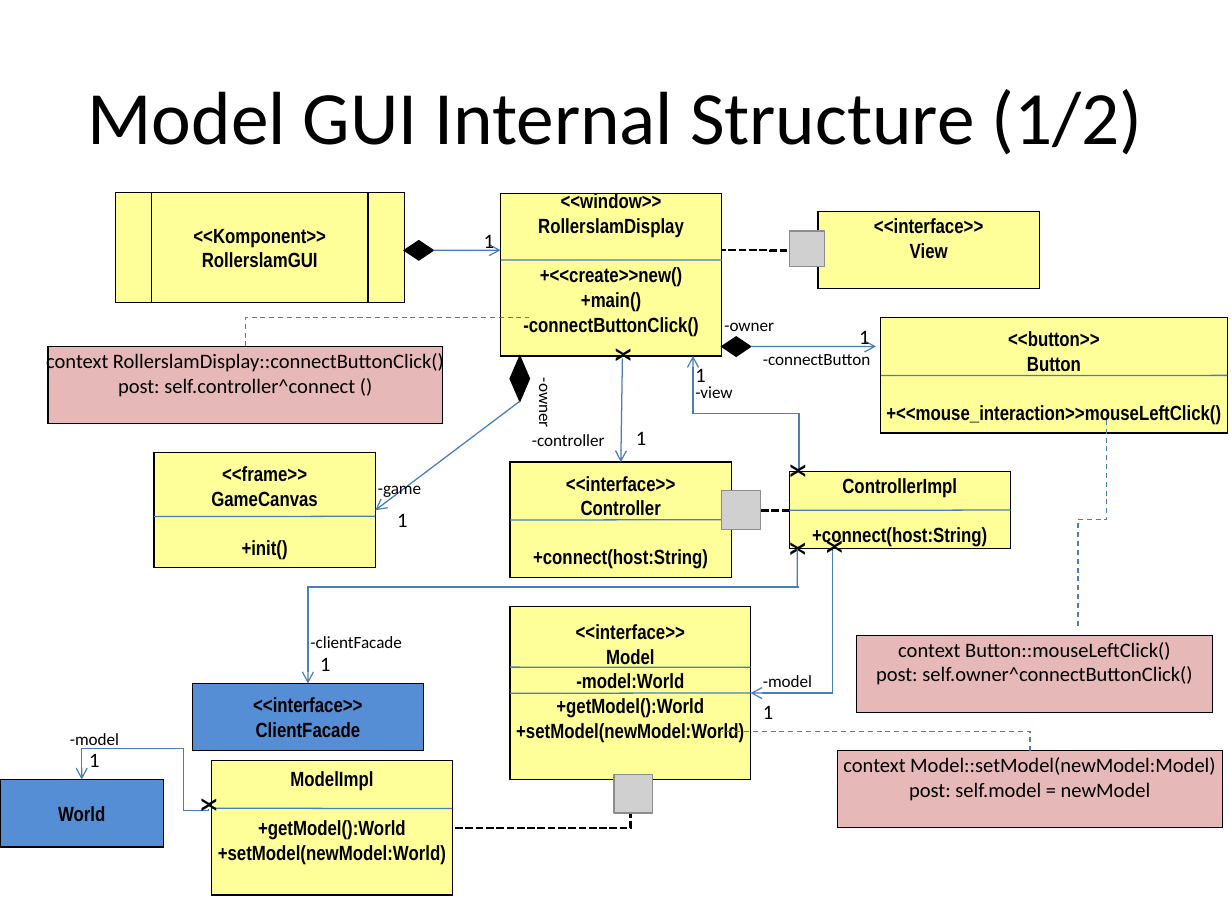
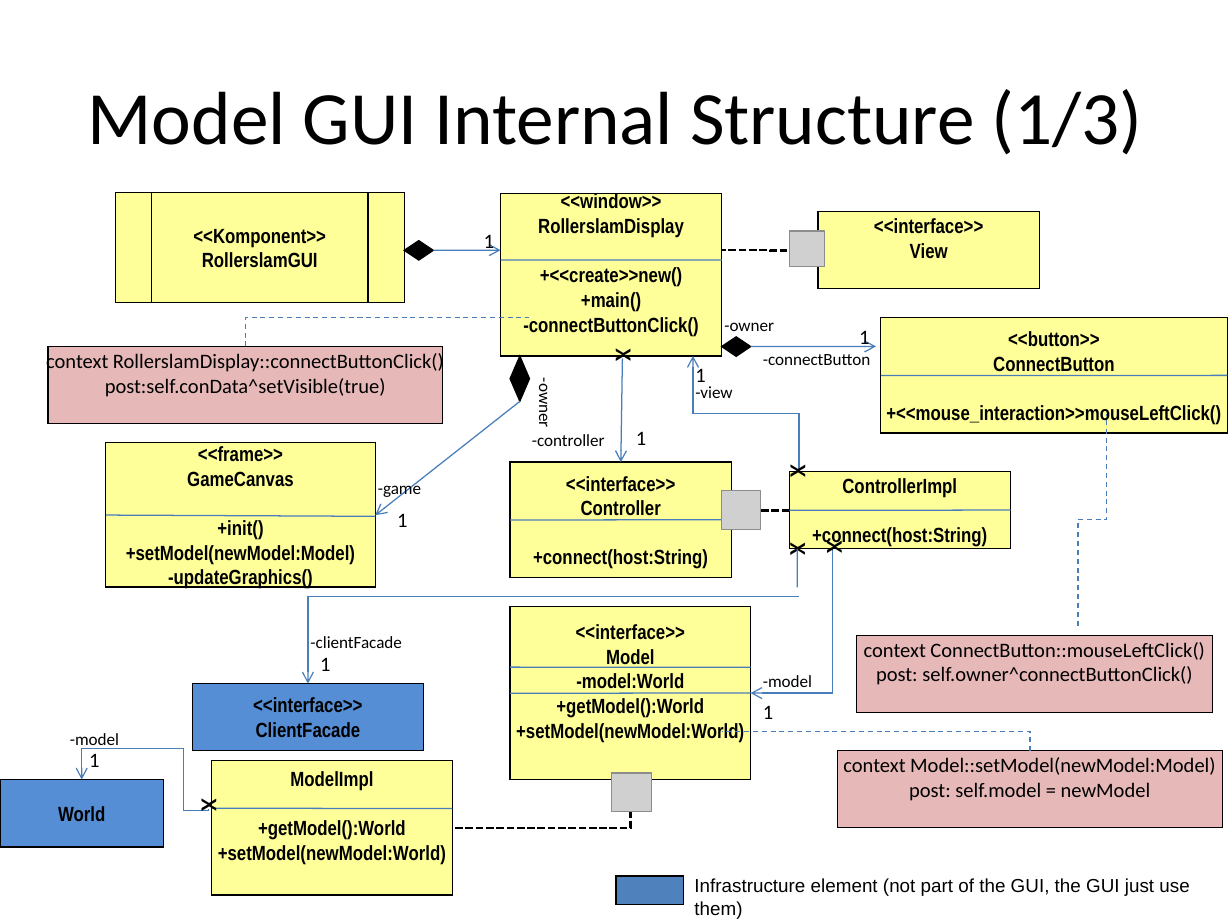
Before and after one commit to krishprince/rollerslam, a slide deck: slide 7 of docs/GUI/GUIModels_V.0.1.ppt (slide 6 before the commit). Drawn at 1232x924 pixels with LibreOffice and Linux fonts; fonts in the diff are those of the drawing; grey boxes stand for pictures. Boxes give left, top, right and bottom in pixels: in the first picture for what was removed or moved away, otherwise in the second. Text is boxed around its words. In the diff, an @@ line names an element or a change of style, - is before the commit and + after.

Commit message:
Uploading draft models; Fixing code formating on ControllerImpl.java; Created a new method in GameCanvas to update graphic content, so it would be better to model using UML.

```diff
--- a/docs/GUI/GUIModels_V.0.1.ppt
+++ b/docs/GUI/GUIModels_V.0.1.ppt
@@ title at (87, 89, 1143, 155): text changed @@
-Model GUI Internal Structure (1/2)
+Model GUI Internal Structure (1/3)
@@ text in rectangle at (993, 356, 1114, 372): text changed @@
-Button
+ConnectButton
@@ text in rectangle at (105, 378, 386, 397): text changed @@
-post: self.controller^connect ()
+post:self.conData^setVisible(true)
@@ arrow moved from (520, 402) - (376, 510) to (520, 402) - (376, 515) @@
@@ rectangle "<<frame>>": place and size @@
-rectangle "<<frame>>" at (154, 452, 376, 568)
+rectangle "<<frame>>" at (106, 442, 376, 586)
@@ line moved from (154, 516) - (376, 516) to (106, 515) - (376, 516) @@
@@ text in rectangle at (126, 545, 355, 589): paragraphs added @@
++setModel(newModel:Model)
+-updateGraphics()
@@ elbow arrow moved from (798, 588) - (308, 684) to (798, 596) - (308, 684) @@
@@ text in rectangle at (864, 642, 1204, 660): text changed @@
-context Button::mouseLeftClick()
+context ConnectButton::mouseLeftClick()
@@ rectangle added at (616, 876, 684, 904), fill #4F81BD, outline #000000 0.74 pt @@
@@ text added at (694, 878, 1189, 919), 11 pt, text #000000 @@
+Infrastructure element (not part of the GUI, the GUI just use them)
```
Also in this commit, not shown: 2 other slides changed, 3 slides added, 1 slide removed, 2 other files.
